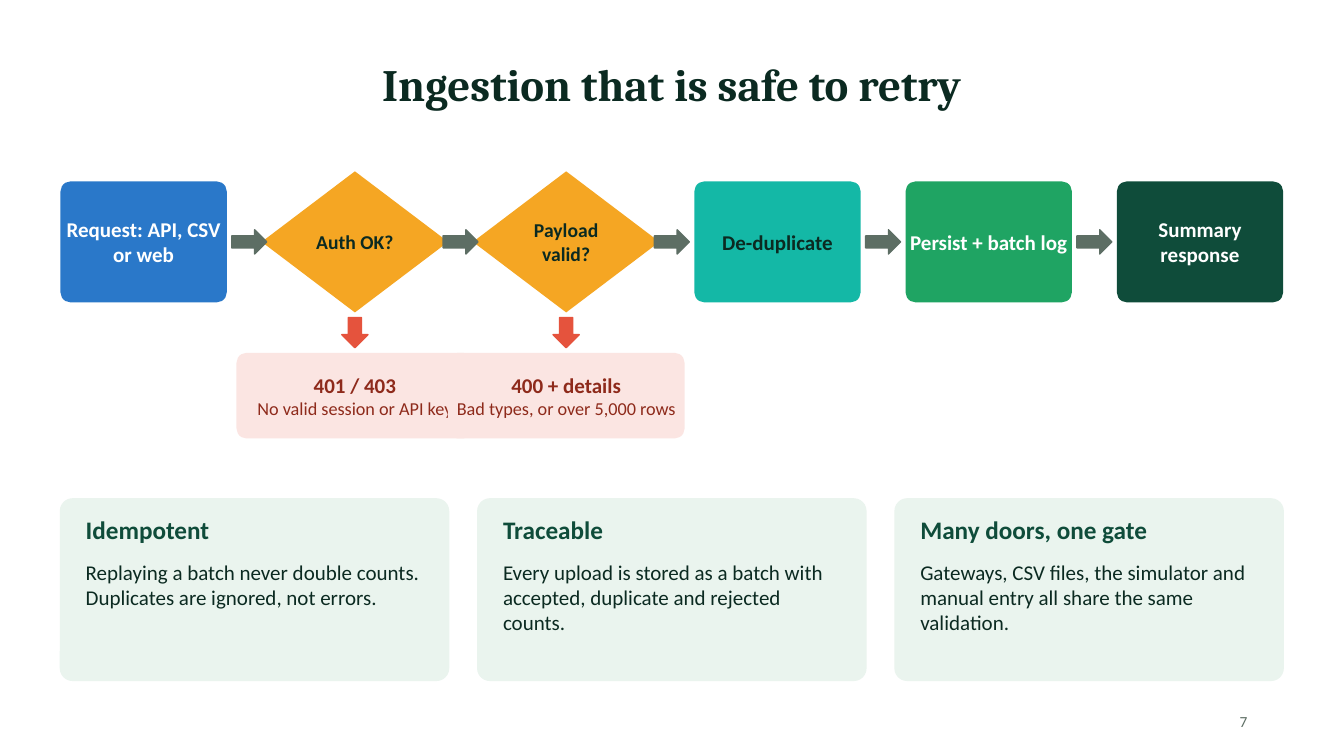
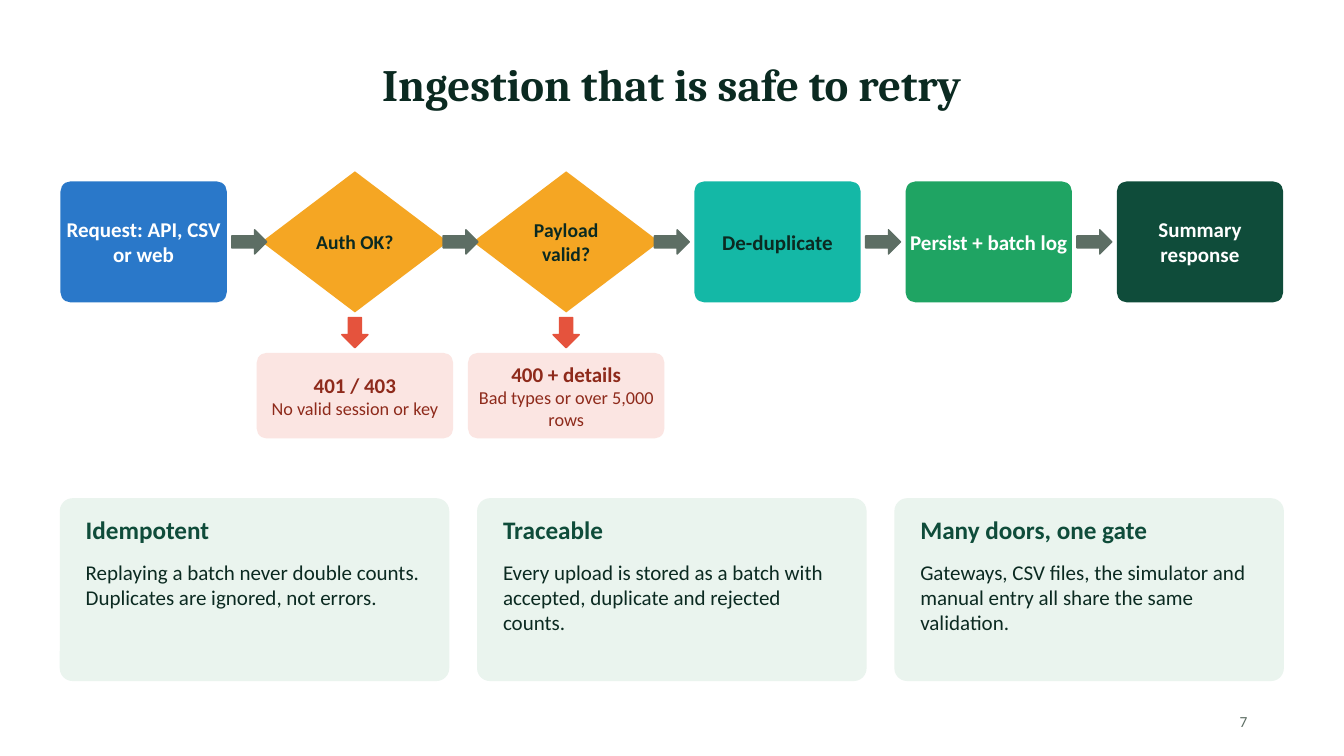
Before and after one commit to Priyanshu2068/mca2-fsdpython-greengrid, a slide deck: slide 7 of docs/GreenGrid_Presentation_v3.pptx. Drawn at 1344x756 pixels with LibreOffice and Linux fonts; fonts in the diff are those of the drawing. Boxes give left, top, right and bottom in pixels: in the first picture for what was removed or moved away, otherwise in the second. Text is boxed around its words. In the diff, an @@ line names an element or a change of style, - is before the commit and + after.

```diff
--- a/docs/GreenGrid_Presentation_v3.pptx
+++ b/docs/GreenGrid_Presentation_v3.pptx
@@ rounded rectangle "401 / 403": place and size @@
-rounded rectangle "401 / 403" at [237,353,474,439]
+rounded rectangle "401 / 403" at [257,353,454,439]
@@ rounded rectangle "400 + details": place and size @@
-rounded rectangle "400 + details" at [448,353,685,439]
+rounded rectangle "400 + details" at [468,353,664,439]
@@ text in rounded rectangle at [272,402,438,418]: text changed @@
-No valid session or API key
+No valid session or key
@@ text in rounded rectangle at [479,391,653,426]: text changed @@
-Bad types, or over 5,000 rows
+Bad types or over 5,000 rows
```
Also in this commit, not shown: 7 other slides changed, 1 slide added, 4 other files.
